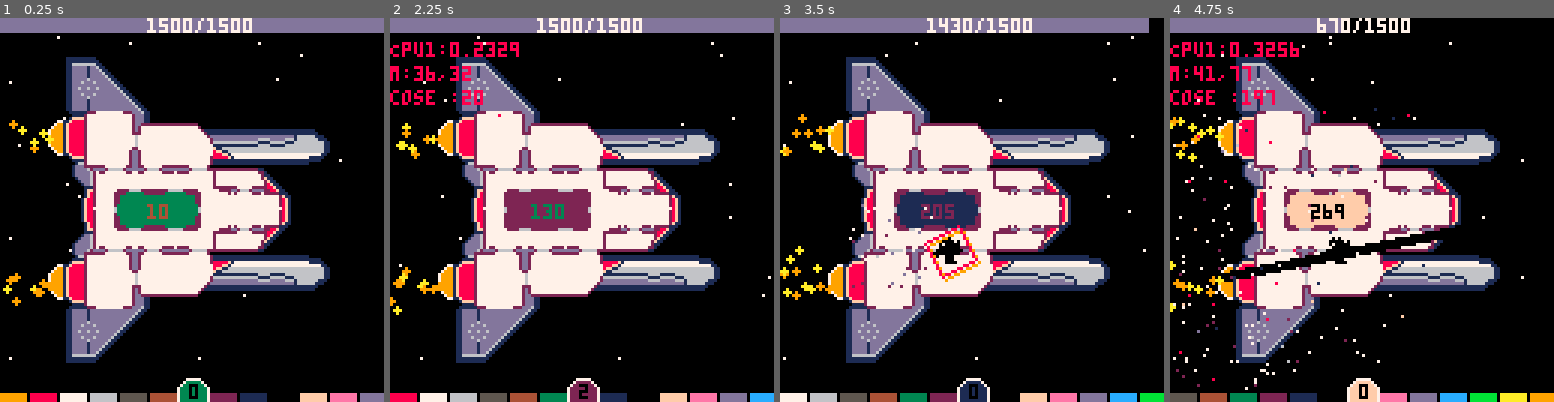
Above: before the commit, frames 1-4 (left to right).
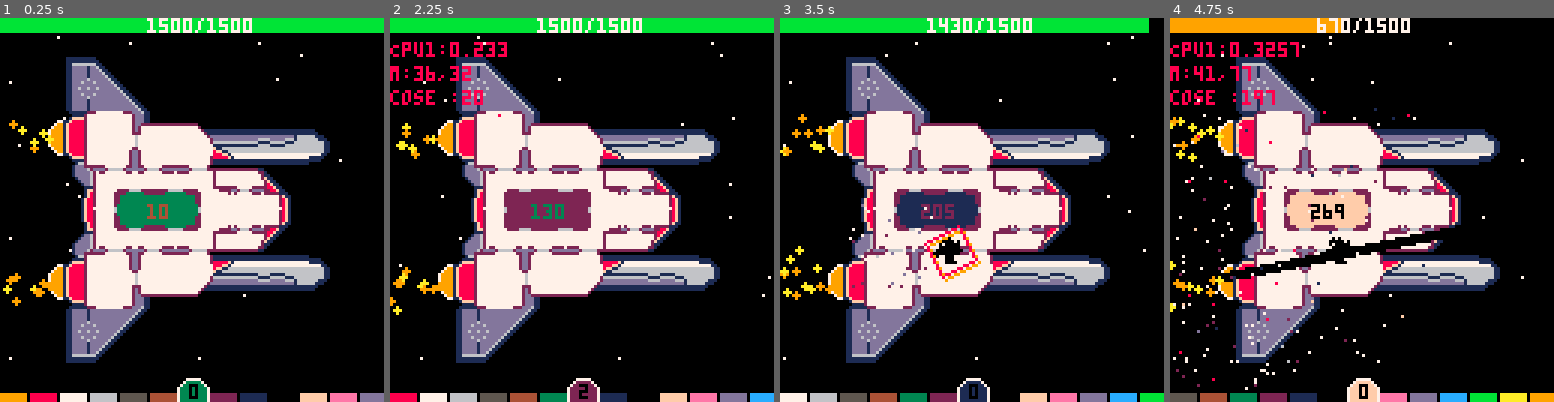
Above: after the commit, the same moments.

Repository: kiiro94/GGJ2020
Game: PICO-8 cartridge ggj2020.p8
Same seed, same stepped clock (60 frames per second), same inputs: the game is played once before the commit and once after it.
Inputs (mouse positions are in pixels of both pictures, inside the frame that each line leads up to):
- Up to frame 1 (0.25 s): no input
- Up to frame 2 (2.25 s): click (670, 121) at 0.67 s; tap O (Z key) at 0.7, 1.7, 2.1 s; click (436, 267) at 1.22 s; hold Right 1.6-2.1 s; click (497, 114) at 1.77 s; hold Up from 2.15 s (still down)
- Up to frame 3 (3.5 s): click (952, 259) at 2.32 s; release Up at 2.42 s; hold Right 2.47-3.03 s; tap O (Z key) at 2.5, 2.9, 3.3 s; click (1014, 106) at 2.87 s; hold Left from 3.08 s (still down); click (1075, 256) at 3.42 s
- Up to frame 4 (4.75 s): release Left at 3.58 s; hold Down 3.63-3.97 s; tap O (Z key) at 3.7, 4.1, 4.5 s; click (1231, 102) at 3.97 s; hold Right 4.02-4.68 s; click (1292, 248) at 4.52 s; hold Up from 4.73 s (still down)

The runs differ from the first frame. In frame 1, 3.4% of the frame differs, in the area x 0-100%, y 0-4%; in frame 2, 3.4%, in the area x 0-100%, y 0-11%; in frame 3, 3.2%; in frame 4, 1.7%.

Commit message:
updated hpbar color

Diff:
--- a/ggj2020.p8
+++ b/ggj2020.p8
@@ -733,7 +733,13 @@
 end
 
 function drawHpBar()
-   rectfill(0, 0, (hp/maxhp)*128, 4, 13)
+   local col = 11
+   if (hp/maxhp)<0.3 then
+	  col = 8
+   elseif (hp/maxhp)<0.6 then
+	  col = 9
+   end
+   rectfill(0, 0, (hp/maxhp)*128, 4, col)
    print(hp .. "/" .. maxhp, 49, 0, 7)
 end
 
